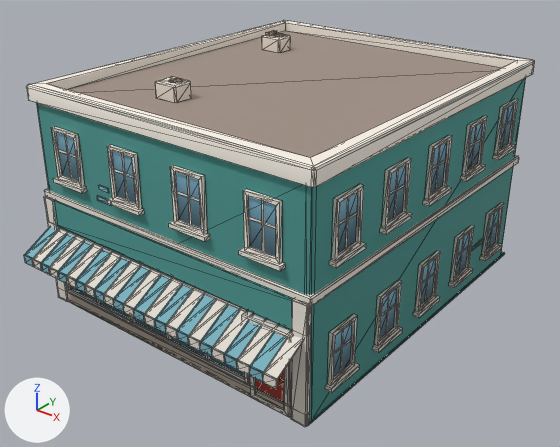
Renders of the glTF model newcity/art/kit/boylston_s2.glb from each side of a commit.
The view is the same before and after, from a 50 mm camera at (16.97, -22.06, 15.79) aimed at (0.34, -1.27, 2.9). The axes (+X, +Y, +Z) are drawn at lower left. The lights are the same throughout. The picture after the commit comes second. Mesh edges are drawn as thin lines. Vertices at exactly the same position are counted once.

The first picture shows 'boylston_s2'.
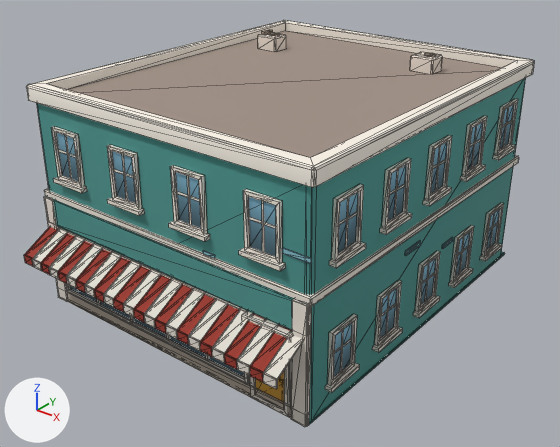
The change, as a list of edits to the scene's bpy script:
```text
Change me_boylston_s2:
    where me_boylston_s2.from_pydata(...)  # 1576 vertices, 2208 faces; spans x -6.2..6.2, y -8.4..7.2, z 0.0..8.8
    used by ob_boylston_s2; location = (0.0, 0.0, 0.0)
    me_boylston_s2 part 1: the loose piece of 16 vertices spanning x -3.0..-2.3, y -7.0, z 4.9..5.1 is scaled about its middle by (0.66, 1, 1), then moved by (0.9, 0.0, -2.6)
    me_boylston_s2 part 2: the loose piece of 16 vertices spanning x -2.9..-2.4, y -7.0, z 5.4..5.5 is moved by (4.8, 0.0, -0.9)
    me_boylston_s2 part 3: the loose piece of 16 vertices spanning x -4.6..-4.1, y -7.0, z 3.3..3.5 is scaled about its middle by (2.03, 1, 1), then moved by (9.9, 0.0, 2.3)
    me_boylston_s2 part 4: the loose piece of 16 vertices spanning x 6.0, y 0.0..0.8, z 5.0..5.2 is scaled about its middle by (1, 1.34, 1), then moved by (0.0, -1.7, -1.4)
    me_boylston_s2 part 5: the loose piece of 16 vertices spanning x 6.0, y 3.6..4.6, z 1.6..1.7 is scaled about its middle by (1, 0.746, 1), then moved by (0.0, -2.7, 1.2)
    me_boylston_s2 part 6: the loose piece of 16 vertices spanning x -2.1..-1.6, y -4.4..-3.9, z 8.7 is moved by (4.9, 8.6, 0.0)
    me_boylston_s2 part 7: the loose piece of 20 vertices spanning x -2.5..-1.5, y -4.6..-3.8, z 8.1..8.7 is moved by (4.9, 8.6, 0.0)
    me_boylston_s2 part 8: the loose piece of 16 vertices spanning x -3.8..-3.3, y 3.3..3.7, z 8.7 is moved by (-0.2, 0.0, 0.0)
    me_boylston_s2 part 9: the loose piece of 20 vertices spanning x -4.2..-3.2, y 3.1..3.9, z 8.1..8.7 is moved by (-0.2, 0.0, 0.0)
    me_boylston_s2 part 10: the loose piece of 8 vertices spanning x -4.0..-3.8, y 3.2..3.7, z 8.7..8.8 is moved by (-0.2, 0.0, 0.0)
    me_boylston_s2 part 11: 270 kept faces spanning x -6.0..6.0, y -8.4..5.9, z 0.2..7.0 get new texture (UV) coordinates
```

Boxes [x1, y1, x2, y2] around the edits, measured in the pictures (560 x 447 px; the box of a moved part takes in the faces that stretch with it):
part 1 of me_boylston_s2, moved or reshaped (not visible afterwards): before [97, 195, 112, 206]
part 2 of me_boylston_s2, moved or reshaped: before [98, 185, 109, 193]; after [203, 250, 215, 258]
part 3 of me_boylston_s2, moved or reshaped (not visible before): after [282, 248, 312, 264]
part 4 of me_boylston_s2, moved or reshaped (not visible before): after [405, 241, 421, 256]
part 5 of me_boylston_s2, moved or reshaped: before [471, 238, 483, 251]; after [442, 237, 453, 249]
part 6 of me_boylston_s2, moved or reshaped: before [169, 78, 183, 83]; after [424, 53, 436, 57]
part 7 of me_boylston_s2, moved or reshaped: before [155, 76, 191, 103]; after [410, 52, 443, 74]
part 8 of me_boylston_s2, moved or reshaped: before [273, 33, 285, 37]; after [269, 33, 280, 36]
part 9 of me_boylston_s2, moved or reshaped: before [262, 33, 291, 53]; after [258, 32, 286, 52]
part 10 of me_boylston_s2, moved or reshaped: before [266, 30, 277, 36]; after [262, 30, 273, 35]
part 11 of me_boylston_s2, surface changed (cyan to red): [24, 227, 292, 402] in both
